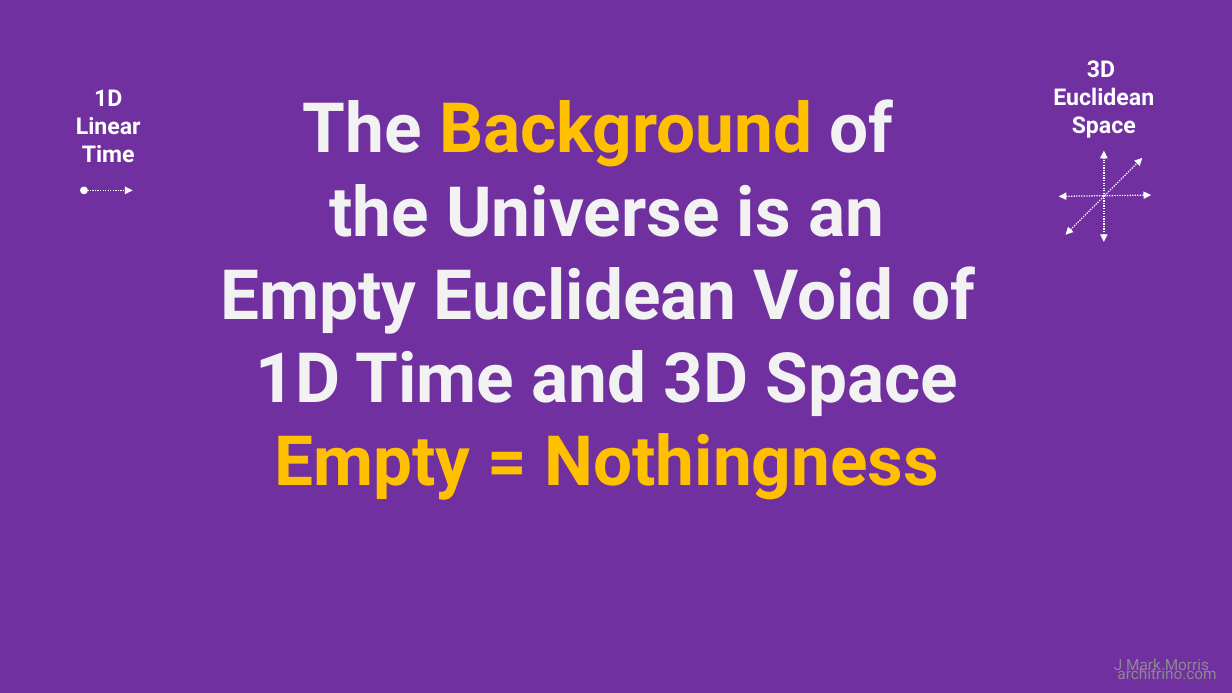
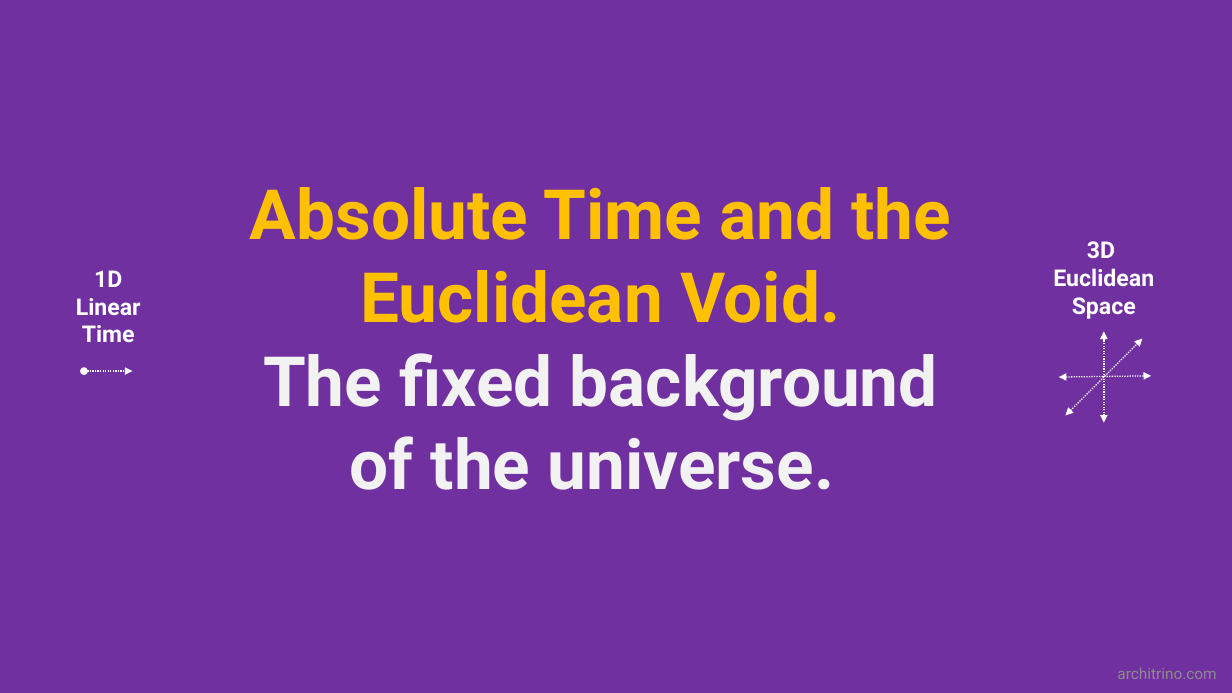
Before and after one commit to jmarkmorris/architrino, a slide deck: slide 2 of reference/archie/presentations/NPQG Fundamentals - Time and Space.pptx. Drawn at 1232x693 pixels with LibreOffice and Linux fonts; fonts in the diff are those of the drawing. Boxes give left, top, right and bottom in pixels: in the first picture for what was removed or moved away, otherwise in the second. Text is boxed around its words. In the diff, an @@ line names an element or a change of style, - is before the commit and + after.

Commit message:
Add NPQG time and space presentation assets

```diff
--- a/reference/archie/presentations/NPQG Fundamentals - Time and Space.pptx
+++ b/reference/archie/presentations/NPQG Fundamentals - Time and Space.pptx
@@ text at <box>250,187,951,490</box>: text changed; text colour #F2F2F2 to #FFC000 @@
-The Background of
-the Universe is an
-Empty Euclidean Void of
-1D Time and 3D Space
-Empty = Nothingness
+Absolute Time and the Euclidean Void.
+The fixed background
+of the universe.
@@ 4 double arrows, 2 texts: place and size @@
-4 double arrows, 2 texts at <box>76,60,1154,242</box>
+4 double arrows, 2 texts at <box>76,241,1154,422</box>
@@ text removed at <box>1114,659,1209,674</box> @@
-J Mark Morris
```
Also in this commit, not shown: 8 other slides changed, 6 other files.
